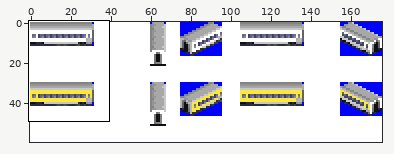
One commit to this sprite sheet: src/wagon/passenger_wagon/passenger_wagon.png. The first picture is a wide view before the edit; the outline marks the close-up.
Close-up. Before the edit:
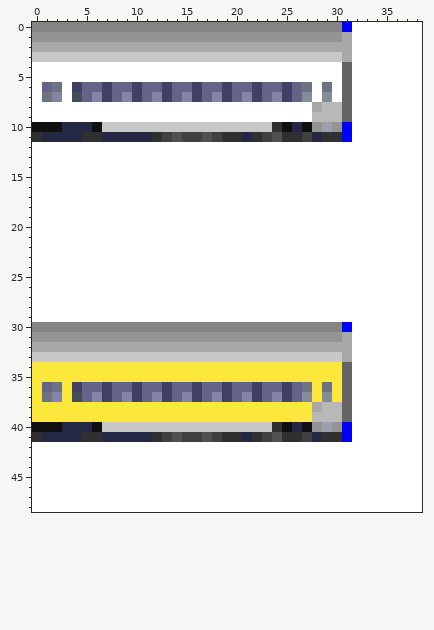
The file is 176x60 pixels. Colours within 5 levels of each other are drawn and written as one. Shown: x 0..38, y 0..48.
The same view after the edit:
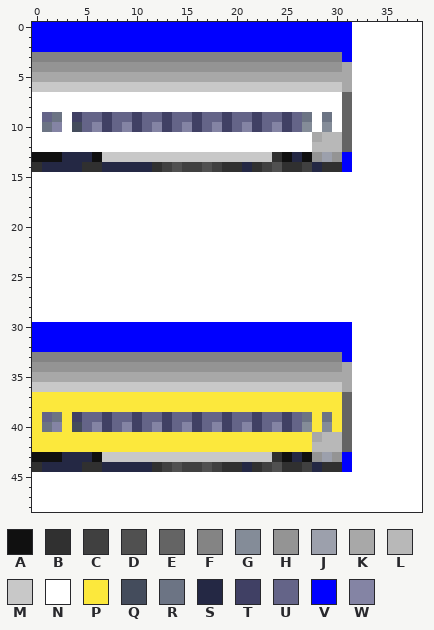
Palette (. is transparent): A #101010  B #303030  C #404040  D #505050  E #646464  F #848484  G #848c98  H #949494  J #9ca0ac  K #a8a8a8  L #b8b8b8  M #c8c8c8  N #ffffff  P #fce83c  Q #444c5c  R #6c7484  S #242844  T #404064  U #646488  V #0000ff  W #8484a4
Change:
y 0: x 0..30 FFFFFFFFFFFFFFFFFFFFFFFFFFFFFFF -> VVVVVVVVVVVVVVVVVVVVVVVVVVVVVVV
y 1: x 0..31 HHHHHHHHHHHHHHHHHHHHHHHHHHHHHHHK -> VVVVVVVVVVVVVVVVVVVVVVVVVVVVVVVV
y 2: x 0..31 KKKKKKKKKKKKKKKKKKKKKKKKKKKKKKKK -> VVVVVVVVVVVVVVVVVVVVVVVVVVVVVVVV
y 3: x 0..31 MMMMMMMMMMMMMMMMMMMMMMMMMMMMMMMK -> FFFFFFFFFFFFFFFFFFFFFFFFFFFFFFFV
y 4: x 0..31 NNNNNNNNNNNNNNNNNNNNNNNNNNNNNNNE -> HHHHHHHHHHHHHHHHHHHHHHHHHHHHHHHK
y 5: x 0..31 NNNNNNNNNNNNNNNNNNNNNNNNNNNNNNNE -> KKKKKKKKKKKKKKKKKKKKKKKKKKKKKKKK
y 6: x 0..31 NURNTUUTUUTUUTUUTUUTUUTUUTURNRNE -> MMMMMMMMMMMMMMMMMMMMMMMMMMMMMMMK
y 7: x 1..2 RW -> NN; x 4..27 QUWTUWTUWTUWTUWTUWTUWTUG -> NNNNNNNNNNNNNNNNNNNNNNNN; x 29 G -> N
y 8: x 28..30 KLL -> NNN
y 9: x 1..2 NN -> UR; x 4..30 NNNNNNNNNNNNNNNNNNNNNNNNLLL -> TUUTUUTUUTUUTUUTUUTUUTURNRN
y 10: x 0..31 AAASSSAMMMMMMMMMMMMMMMMMBASAHJHV -> NRWNQUWTUWTUWTUWTUWTUWTUWTUGNGNE
y 11: x 0..31 BSSSSBBSSSSSBCDCCDCBBSBCDBBCSBBV -> NNNNNNNNNNNNNNNNNNNNNNNNNNNNKLLE
y 12: x 28..31 NNNN -> LLLE
y 13: x 0..31 NNNNNNNNNNNNNNNNNNNNNNNNNNNNNNNN -> AAASSSAMMMMMMMMMMMMMMMMMBASAHJHV
y 14: x 0..31 NNNNNNNNNNNNNNNNNNNNNNNNNNNNNNNN -> BSSSSBBSSSSSBCDCCDCBBSBCDBBCSBBV
y 30: x 0..30 FFFFFFFFFFFFFFFFFFFFFFFFFFFFFFF -> VVVVVVVVVVVVVVVVVVVVVVVVVVVVVVV
y 31: x 0..31 HHHHHHHHHHHHHHHHHHHHHHHHHHHHHHHK -> VVVVVVVVVVVVVVVVVVVVVVVVVVVVVVVV
y 32: x 0..31 KKKKKKKKKKKKKKKKKKKKKKKKKKKKKKKK -> VVVVVVVVVVVVVVVVVVVVVVVVVVVVVVVV
y 33: x 0..31 MMMMMMMMMMMMMMMMMMMMMMMMMMMMMMMK -> FFFFFFFFFFFFFFFFFFFFFFFFFFFFFFFV
y 34: x 0..31 PPPPPPPPPPPPPPPPPPPPPPPPPPPPPPPE -> HHHHHHHHHHHHHHHHHHHHHHHHHHHHHHHK
y 35: x 0..31 PPPPPPPPPPPPPPPPPPPPPPPPPPPPPPPE -> KKKKKKKKKKKKKKKKKKKKKKKKKKKKKKKK
y 36: x 0..31 PURPTUUTUUTUUTUUTUUTUUTUUTURPRPE -> MMMMMMMMMMMMMMMMMMMMMMMMMMMMMMMK
y 37: x 1..2 RW -> PP; x 4..27 QUWTUWTUWTUWTUWTUWTUWTUG -> PPPPPPPPPPPPPPPPPPPPPPPP; x 29 G -> P
y 38: x 28..30 KLL -> PPP
y 39: x 1..2 PP -> UR; x 4..30 PPPPPPPPPPPPPPPPPPPPPPPPLLL -> TUUTUUTUUTUUTUUTUUTUUTURPRP
y 40: x 0..31 AAASSSAMMMMMMMMMMMMMMMMMBASAHJHV -> PRWPQUWTUWTUWTUWTUWTUWTUWTUGPGPE
y 41: x 0..31 BSSSSBBSSSSSBCDCCDCBBSBCDBBCSBBV -> PPPPPPPPPPPPPPPPPPPPPPPPPPPPKLLE
y 42: x 0..31 NNNNNNNNNNNNNNNNNNNNNNNNNNNNNNNN -> PPPPPPPPPPPPPPPPPPPPPPPPPPPPLLLE
y 43: x 0..31 NNNNNNNNNNNNNNNNNNNNNNNNNNNNNNNN -> AAASSSAMMMMMMMMMMMMMMMMMBASAHJHV
y 44: x 0..31 NNNNNNNNNNNNNNNNNNNNNNNNNNNNNNNN -> BSSSSBBSSSSSBCDCCDCBBSBCDBBCSBBV
Pixel boxes of the changes (left, top, right, bottom) in both close-ups:
changed: (32, 22, 352, 172)
changed: (32, 322, 352, 472)
